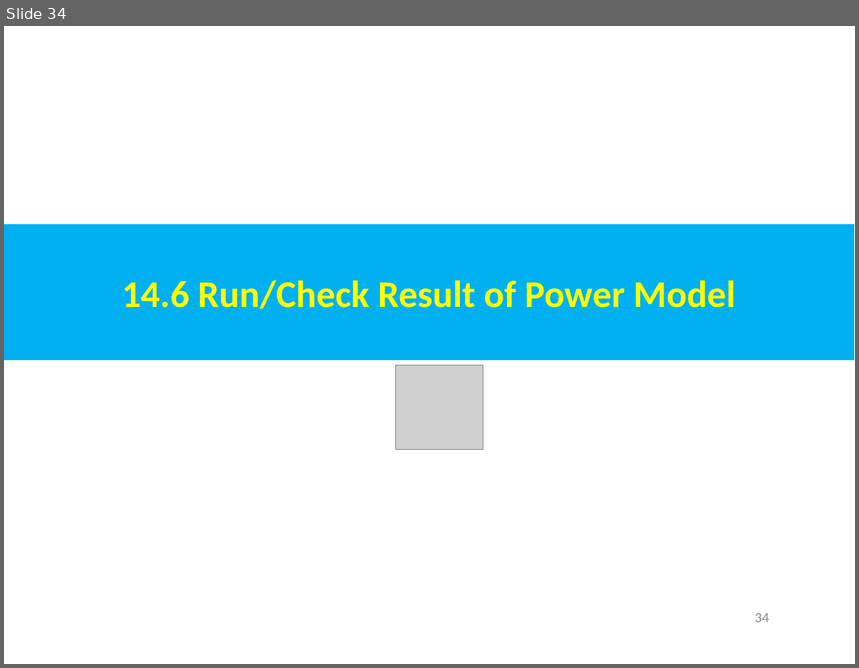
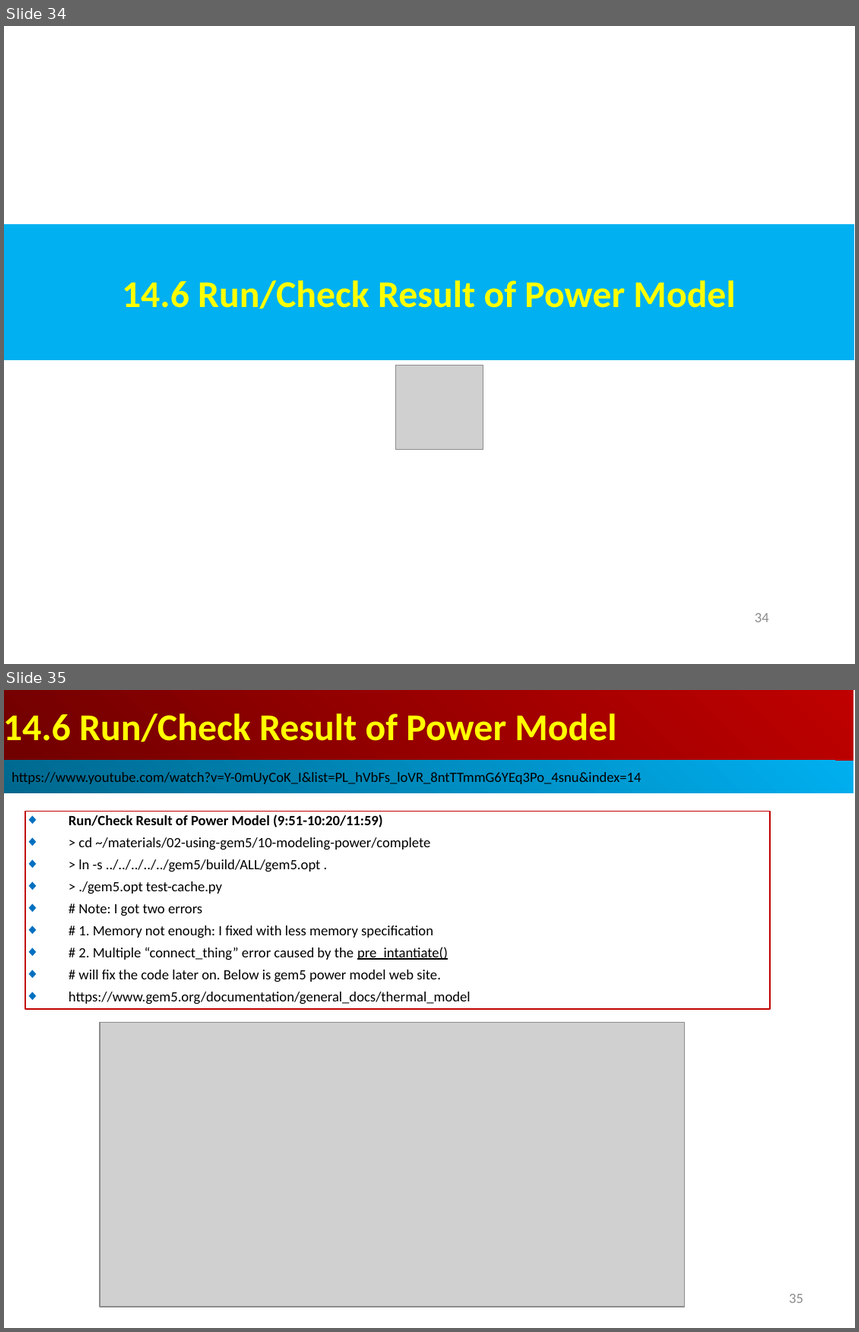
Before and after one commit to peterhchen/AIU_CS850_Gem5_McPAT, a slide deck: 050_Gem5/014.PwrMod/000_Video/014.PowerModel.ppt. Shown one above the other, each under a label of ours: slide 34 before the commit, slides 34 and 35 after it. The pictures are 859x668 and 859x1332 pixels, drawn with LibreOffice and Linux fonts; fonts in the diff are those of the drawing; grey boxes stand for pictures. Boxes give left, top, right and bottom in pixels: in the first picture for what was removed or moved away, otherwise in the second. Text is boxed around its words. In the diff, an @@ line names an element or a change of style, - is before the commit and + after.

```diff
--- a/050_Gem5/014.PwrMod/000_Video/014.PowerModel.ppt
+++ b/050_Gem5/014.PwrMod/000_Video/014.PowerModel.ppt
@@ slide 35 added at bbox=[4, 690, 855, 1328], background #FFFFFF @@
@@ rectangle added at bbox=[4, 690, 854, 761], fill gradient #BF0000 to #710000, 32 pt, text #FFFF00, bold @@
+14.6 Run/Check Result of Power Model
@@ rectangle added at bbox=[4, 761, 854, 794], fill gradient #00AFEF to #00688E, 12 pt, text #000000 @@
+https://www.youtube.com/watch?v=Y-0mUyCoK_I&list=PL_hVbFs_loVR_8ntTTmmG6YEq3Po_4snu&index=14
@@ rectangle added at bbox=[25, 811, 770, 1009], outline #C00000 0.74 pt, 12 pt, text #000000 @@
+◆ Run/Check Result of Power Model (9:51-10:20/11:59)
+◆ > cd ~/materials/02-using-gem5/10-modeling-power/complete
+◆ > ln -s ../../../../../gem5/build/ALL/gem5.opt .
+◆ > ./gem5.opt test-cache.py
+◆ # Note: I got two errors
+◆ # 1. Memory not enough: I fixed with less memory specification
+◆ # 2. Multiple “connect_thing” error caused by the pre_intantiate()
+◆ # will fix the code later on. Below is gem5 power model web site.
+◆ https://www.gem5.org/documentation/general_docs/thermal_model
@@ picture added at bbox=[101, 1023, 685, 1307] @@
@@ page number added at bbox=[789, 1294, 804, 1303], 12 pt, text #8B8B8B @@
+35
```
Also in this commit, not shown: 3 slides changed, 4 other slides added.
